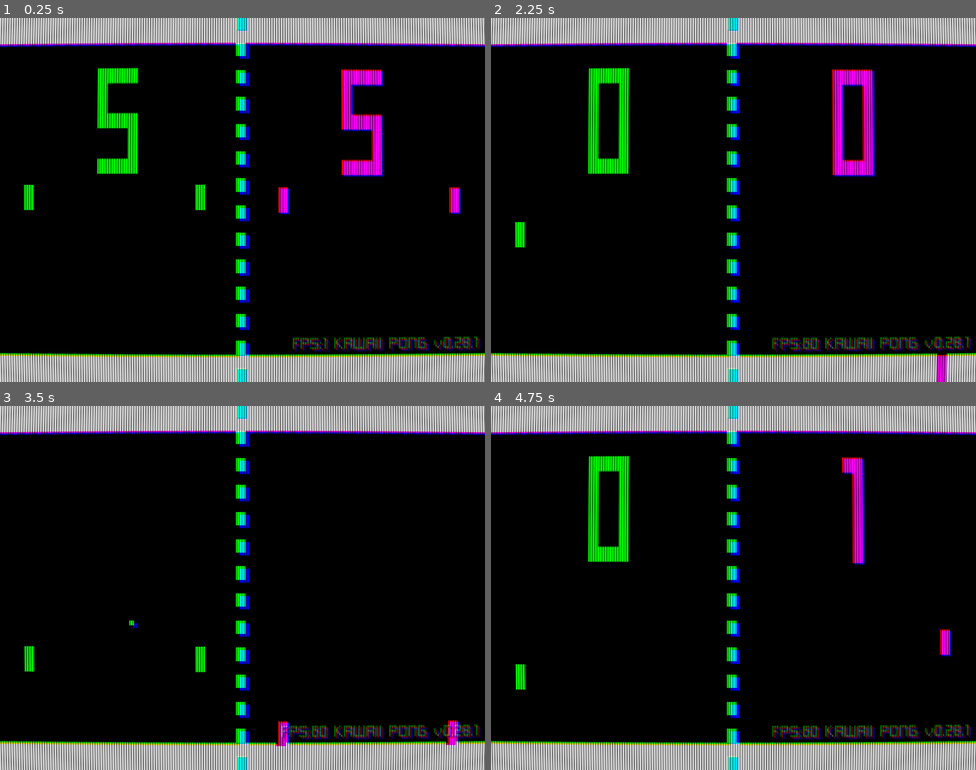
Above: before the commit, frames 1-4 (two rows, left to right).
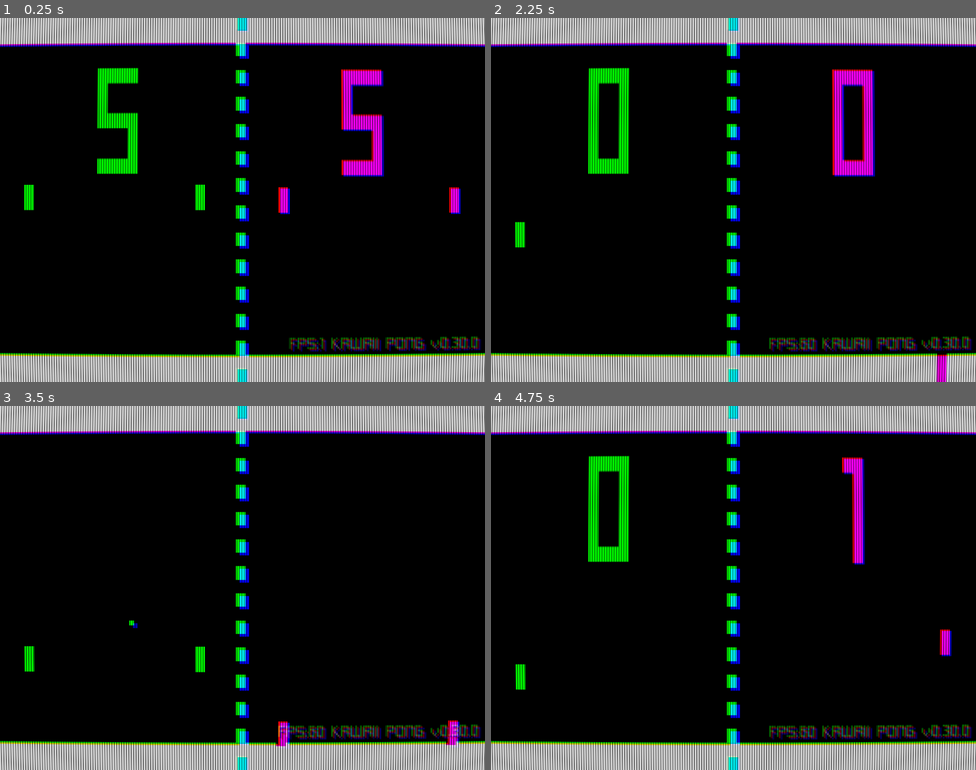
Above: after the commit, the same moments.

Repository: joshuafolkken/pong
Game: Godot game, scene res://scenes/main.tscn
The game is run twice, just before and just after one commit, with the same random seed, the same clock (stepped at 60 frames per second) and the same inputs. Sound files missing from this copy of the repository are replaced by a short silence.
Inputs (mouse positions are in pixels of both pictures, inside the frame that each line leads up to):
- Up to frame 1 (0.25 s): no input
- Up to frame 2 (2.25 s): click (733, 32) at 0.5 s; tap Enter (game_start) at 1.25 s; move the mouse to (840, 181) at 1.27 s; hold Down (right_move_down) 1.28-2 s; hold Space (game_mode) 1.28-2 s; click (840, 181) at 1.42 s; drag from (636, 218) to (709, 272) at 2.02 s
- Up to frame 3 (3.5 s): move the mouse to (291, 507) at 2.77 s; hold Down (right_move_down) from 2.78 s (still down); hold Space (game_mode) from 2.78 s (still down); click (291, 507) at 2.92 s
- Up to frame 4 (4.75 s): release Down (right_move_down) at 3.5 s; release Space (game_mode) at 3.5 s; drag from (709, 660) to (588, 533) at 3.52 s; tap Enter (game_start) at 4.25 s; move the mouse to (879, 642) at 4.27 s; hold Z (left_move_down) from 4.28 s (still down); hold Space (game_mode) from 4.28 s (still down); click (879, 642) at 4.42 s

The runs differ from the first frame. In frame 1, 1.1% of the frame differs, in the area x 59-99%, y 87-92%; in frame 2, 1.2%; in frame 3, 1.2%, in the area x 57-99%, y 87-92%; in frame 4, 1.2%.

Commit message:
Fix: Active a fullscreen button #104

Diff:
--- a/project.godot
+++ b/project.godot
@@ -11,7 +11,7 @@
 [application]
 
 config/name="KAWAII PONG"
-config/version="0.28.1"
+config/version="0.30.0"
 run/main_scene="res://scenes/main.tscn"
 config/features=PackedStringArray("4.3", "Forward Plus")
 config/icon="res://assets/art/icon.svg"
--- a/scenes/main.tscn
+++ b/scenes/main.tscn
@@ -119,3 +119,4 @@
 custom_minimum_size = Vector2(2.08165e-12, 2.08165e-12)
 offset_right = 1200.0
 offset_bottom = 900.0
+mouse_filter = 2
Not shown, changed: web/index.html
Not shown, changed: web/index.pck
Not shown, changed: web/index.service.worker.js
